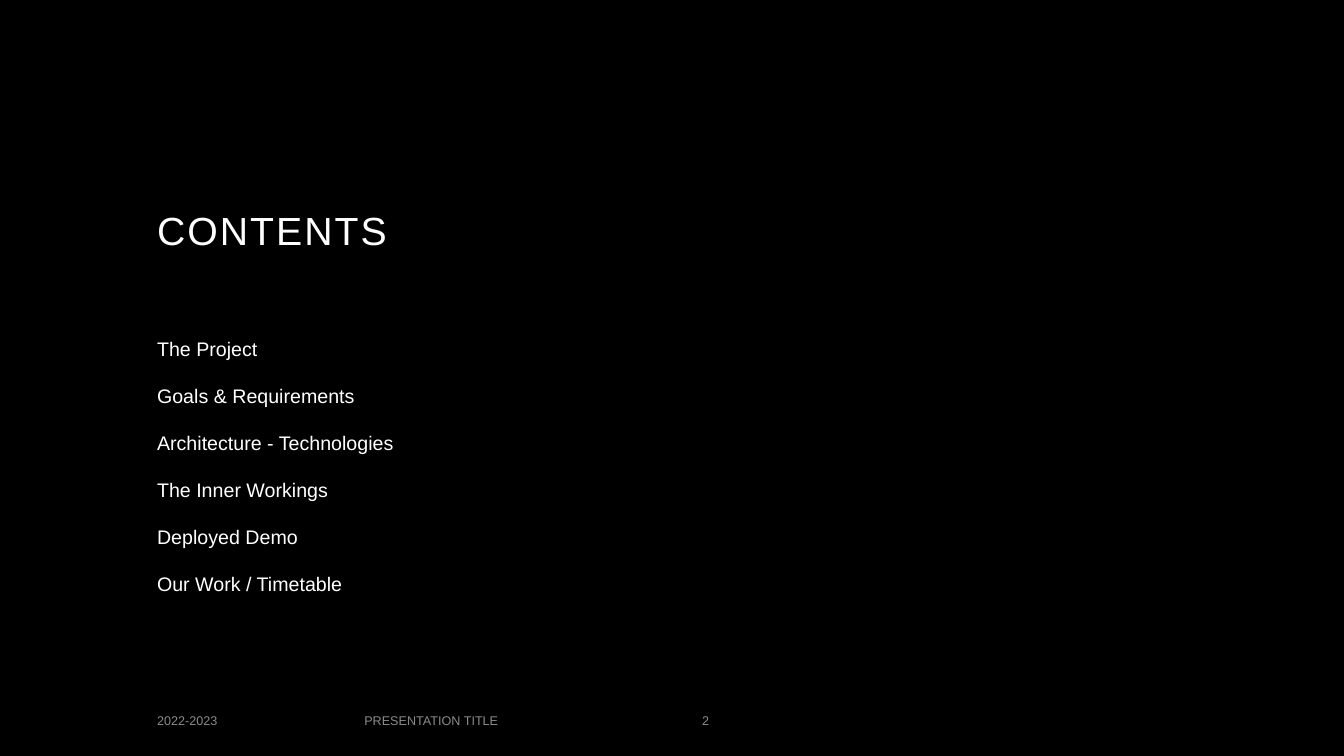
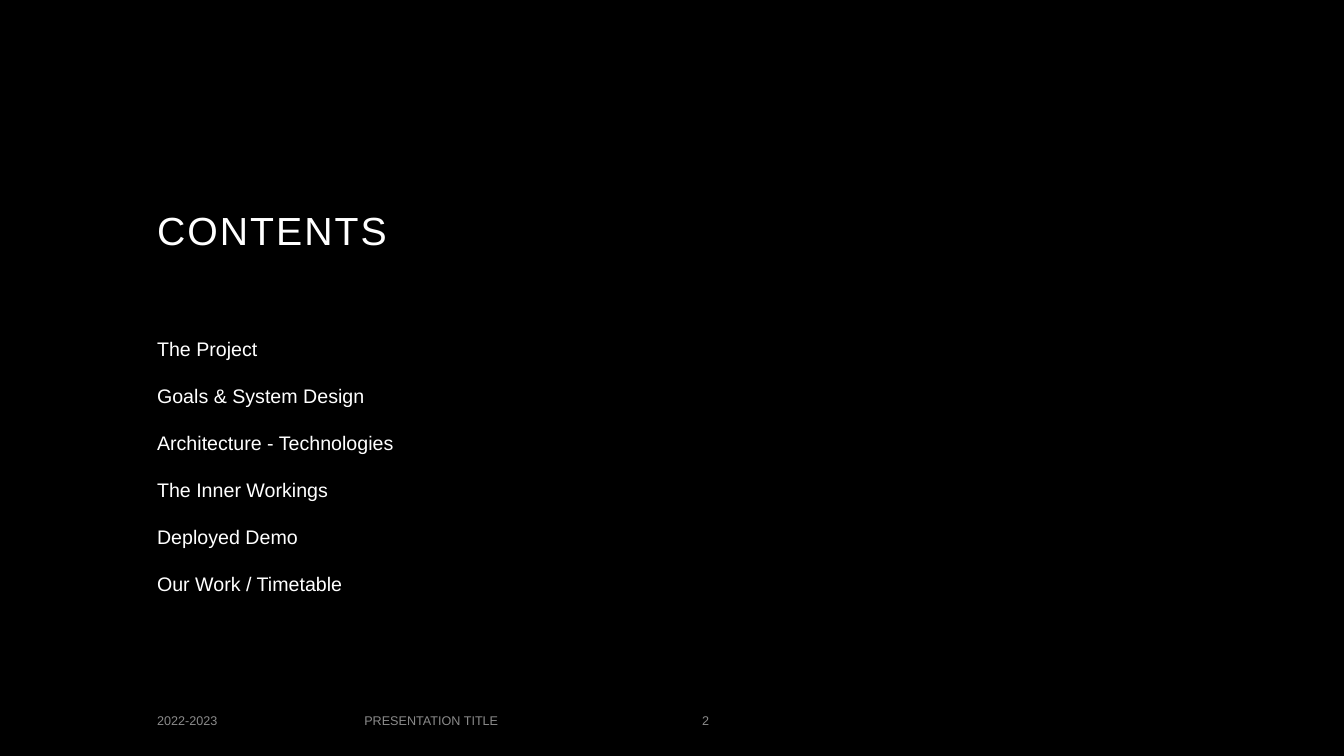
Before and after one commit to Skorpinakos/IoT-GreenHouse, a slide deck: slide 2 of Report/Presentation_3_IoT.pptx. Drawn at 1344x756 pixels with LibreOffice and Linux fonts; fonts in the diff are those of the drawing; background and template pictures are left out. Boxes give left, top, right and bottom in pixels: in the first picture for what was removed or moved away, otherwise in the second. Text is boxed around its words. In the diff, an @@ line names an element or a change of style, - is before the commit and + after.

```diff
--- a/Report/Presentation_3_IoT.pptx
+++ b/Report/Presentation_3_IoT.pptx
@@ text at [157, 388, 364, 407]: text changed @@
-Goals & Requirements
+Goals & System Design
```
Also in this commit, not shown: 1 other slide changed, 2 slides added, 2 slides removed, 1 other file.
